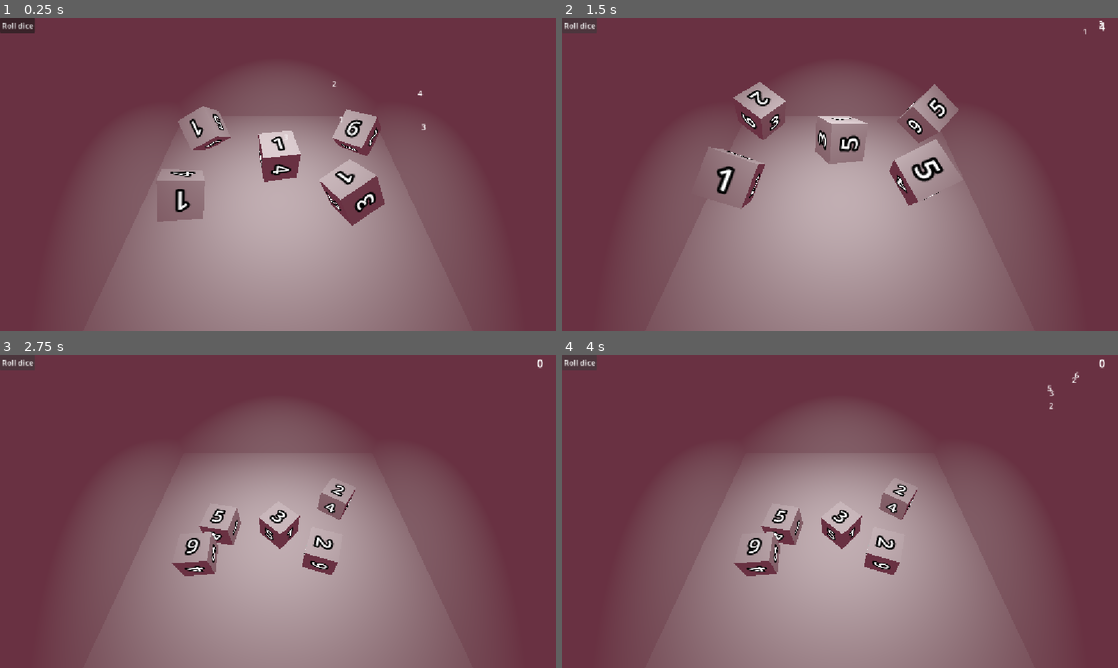
Above: before the commit, frames 1-4 (two rows, left to right).
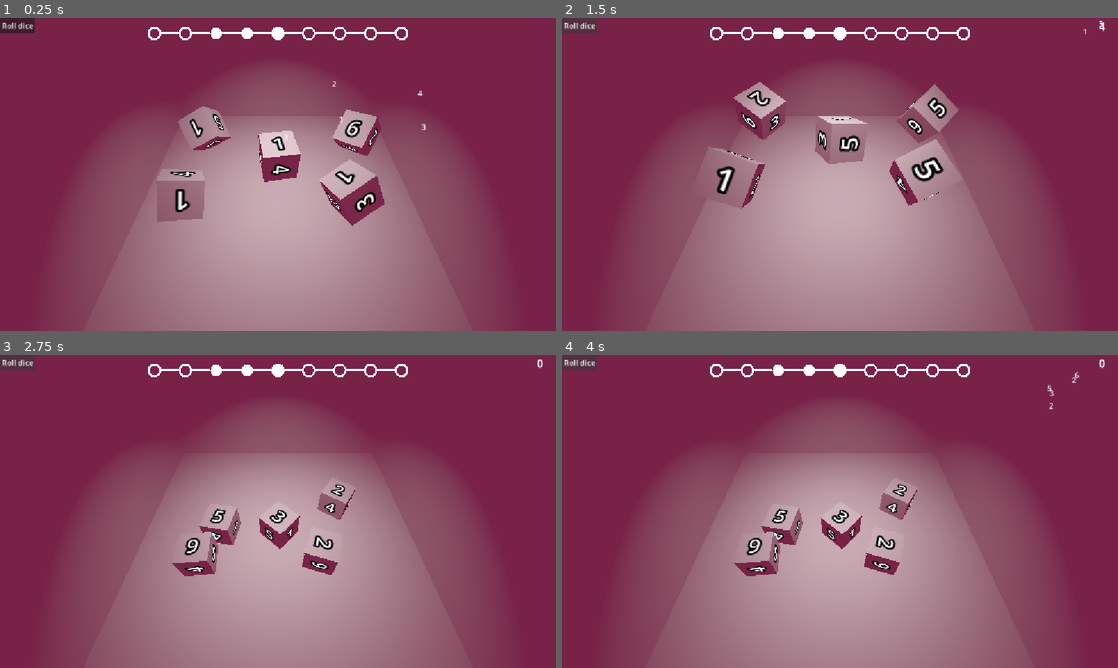
Above: after the commit, the same moments.

Repository: francismitchell/dice-autobattler
Game: Godot game, scene res://main.tscn
Same seed, same stepped clock (60 frames per second), same inputs: the game is played once before the commit and once after it.
Inputs:
- Up to frame 1 (0.25 s): no input
- Up to frame 2 (1.5 s): click "Roll dice" at 0.5 s; click "Roll dice" at 1.25 s
- Up to frame 3 (2.75 s): click "Roll dice" at 2 s
- Up to frame 4 (4 s): no input

The runs differ from the first frame. In frame 1, 0.6% of the frame differs, in the area x 26-74%, y 2-8%; in frame 2, 0.6%; in frame 3, 0.6%; in frame 4, 0.6%.

Commit message:
implemented scoring ui

Diff:
--- a/main.tscn
+++ b/main.tscn
@@ -4,10 +4,14 @@
 [ext_resource type="Script" uid="uid://y4h4056xx7xm" path="res://die.gd" id="2_0xm2m"]
 [ext_resource type="Script" uid="uid://dqtk8gtr8ad1f" path="res://roll_dice_button.gd" id="3_h2yge"]
 [ext_resource type="Script" uid="uid://qii02x7bx0c" path="res://score_label.gd" id="4_1bvp3"]
+[ext_resource type="PackedScene" uid="uid://c3k5a1moeumwc" path="res://score_pips.tscn" id="5_lquwl"]
+
+[sub_resource type="LabelSettings" id="LabelSettings_vf1vs"]
+font_size = 24
 
 [sub_resource type="Environment" id="Environment_vf1vs"]
 background_mode = 1
-background_color = Color(0.76899225, 0.38273674, 0.49740392, 1)
+background_color = Color(0.8733913, 0.27592364, 0.5357687, 1)
 
 [sub_resource type="ConcavePolygonShape3D" id="ConcavePolygonShape3D_7dm0k"]
 data = PackedVector3Array(-0.5, -0.005, 0.5, -0.5, -0.005, -0.5, -0.5, 0.005, -0.5, 0.5, -0.005, -0.5, -0.5, -0.005, -0 …(572 unchanged characters)…
@@ -21,10 +25,36 @@
 [sub_resource type="ConcavePolygonShape3D" id="ConcavePolygonShape3D_h2yge"]
 data = PackedVector3Array(-0.5, -0.0005, 0.5, -0.5, -0.0005, -0.5, -0.5, 0.0005, -0.5, 0.5, -0.0005, -0.5, -0.5, -0.000 …(608 unchanged characters)…
 
-[sub_resource type="LabelSettings" id="LabelSettings_vf1vs"]
-font_size = 24
+[node name="Main" type="Node3D" unique_id=2044778682]
 
-[node name="Main" type="Node3D" unique_id=2044778682]
+[node name="MarginContainer" type="MarginContainer" parent="." unique_id=8268221]
+anchors_preset = 15
+anchor_right = 1.0
+anchor_bottom = 1.0
+grow_horizontal = 2
+grow_vertical = 2
+theme_override_constants/margin_top = 32
+
+[node name="Control" parent="MarginContainer" unique_id=1230874567 instance=ExtResource("5_lquwl")]
+layout_mode = 2
+size_flags_horizontal = 4
+size_flags_vertical = 0
+num_pips = 5
+
+[node name="RollDiceButton" type="Button" parent="." unique_id=1809123297]
+offset_right = 73.0
+offset_bottom = 31.0
+text = "Roll dice"
+script = ExtResource("3_h2yge")
+
+[node name="ScoreLabel" type="Label" parent="." unique_id=159895376 node_paths=PackedStringArray("cam")]
+unique_name_in_owner = true
+offset_left = 1112.0
+offset_right = 1152.0
+offset_bottom = 34.0
+label_settings = SubResource("LabelSettings_vf1vs")
+script = ExtResource("4_1bvp3")
+cam = NodePath("../Camera3D")
 
 [node name="WorldEnvironment" type="WorldEnvironment" parent="." unique_id=1264556586]
 environment = SubResource("Environment_vf1vs")
@@ -87,20 +117,5 @@
 [node name="SpotLight3D" type="SpotLight3D" parent="." unique_id=2114057175]
 transform = Transform3D(1, 0, 0, 0, -4.371139e-08, 1, 0, -1, -4.371139e-08, 0, 0.79271245, 0)
 
-[node name="RollDiceButton" type="Button" parent="." unique_id=1809123297]
-offset_right = 8.0
-offset_bottom = 8.0
-text = "Roll dice"
-script = ExtResource("3_h2yge")
-
-[node name="ScoreLabel" type="Label" parent="." unique_id=159895376 node_paths=PackedStringArray("cam")]
-unique_name_in_owner = true
-offset_left = 1112.0
-offset_right = 1152.0
-offset_bottom = 23.0
-label_settings = SubResource("LabelSettings_vf1vs")
-script = ExtResource("4_1bvp3")
-cam = NodePath("../Camera3D")
-
 [connection signal="pressed" from="RollDiceButton" to="RollDiceButton" method="_on_pressed"]
 [connection signal="pressed" from="RollDiceButton" to="ScoreLabel" method="_on_roll_dice_button_pressed"]
--- /dev/null
+++ b/score_pips.gd
@@ -0,0 +1,32 @@
+extends Control
+
+@export var num_pips: int = 3
+var pip_separation: float = 64.0
+var pip_radius: float = 12.0
+var pip_line_width: float = 4.0
+# if score negative, fill pips to left
+var score: int = -2
+
+# Called when the node enters the scene tree for the first time.
+func _ready() -> void:
+	pass # Replace with function body.
+
+
+# Called every frame. 'delta' is the elapsed time since the previous frame.
+func _process(delta: float) -> void:
+	pass
+
+func _draw() -> void:
+	for i: int in range(num_pips):
+		if i != num_pips - 1:
+			draw_line(Vector2(i * pip_separation + pip_radius, 0.0), Vector2((i+1) * pip_separation - pip_radius, 0.0), Color.WHITE, pip_line_width)
+			draw_line(Vector2(-(i * pip_separation + pip_radius), 0.0), Vector2(-((i+1) * pip_separation - pip_radius), 0.0), Color.WHITE, pip_line_width)
+		if score > 0 and i <= abs(score):
+			draw_circle(Vector2(i * pip_separation, 0.0), pip_radius, Color.WHITE, true, 4.0)
+			draw_circle(Vector2(-i * pip_separation, 0.0), pip_radius, Color.WHITE, false, 4.0)
+		elif score < 0 and i <= abs(score):
+			draw_circle(Vector2(i * pip_separation, 0.0), pip_radius, Color.WHITE, false, 4.0)
+			draw_circle(Vector2(-i * pip_separation, 0.0), pip_radius, Color.WHITE, true, 4.0)
+		else:
+			draw_circle(Vector2(i * pip_separation, 0.0), pip_radius, Color.WHITE, false, 4.0)
+			draw_circle(Vector2(-i * pip_separation, 0.0), pip_radius, Color.WHITE, false, 4.0)
--- /dev/null
+++ b/score_pips.tscn
@@ -0,0 +1,8 @@
+[gd_scene format=3 uid="uid://c3k5a1moeumwc"]
+
+[ext_resource type="Script" uid="uid://c4p1ockp8rwrg" path="res://score_pips.gd" id="1_fjjpy"]
+
+[node name="Control" type="Control" unique_id=1230874567]
+layout_mode = 3
+anchors_preset = 0
+script = ExtResource("1_fjjpy")
Not shown, added: score_pips.gd.uid
